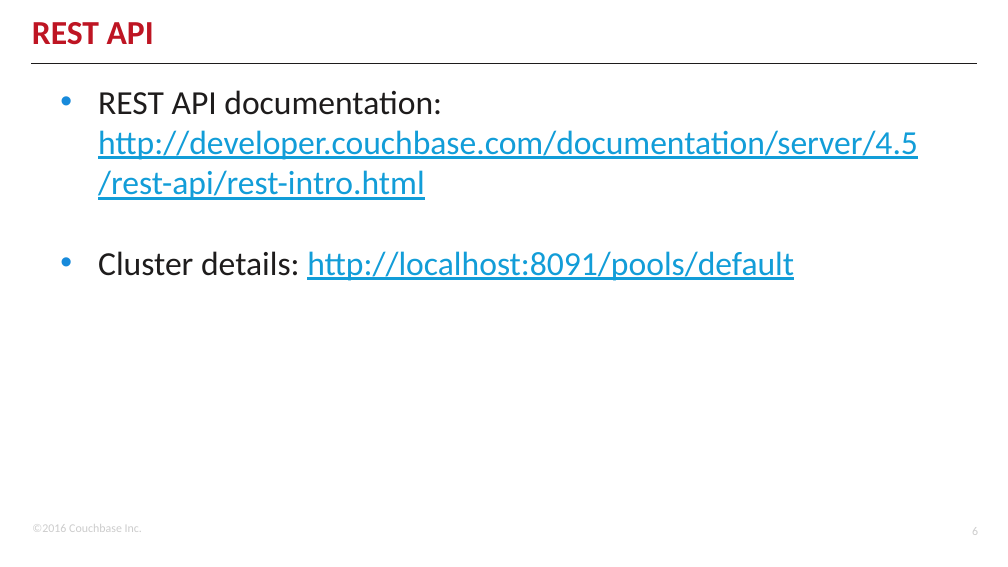
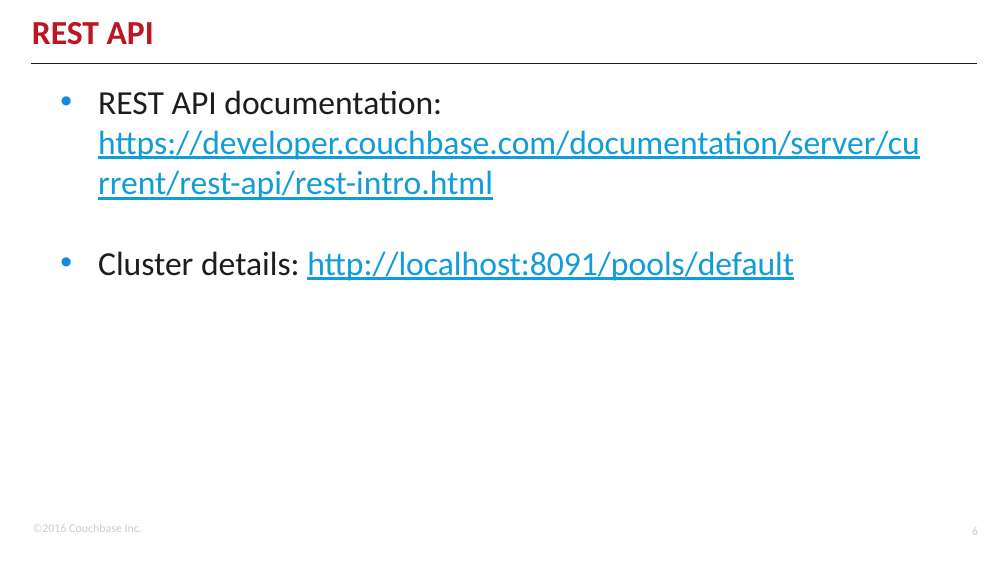
Before and after one commit to couchbaselabs/aspnet-nosql-workshop, a slide deck: slide 6 of 02/02.pptx. Drawn at 1008x567 pixels with LibreOffice and Linux fonts; fonts in the diff are those of the drawing; background and template pictures are left out. Boxes give left, top, right and bottom in pixels: in the first picture for what was removed or moved away, otherwise in the second. Text is boxed around its words. In the diff, an @@ line names an element or a change of style, - is before the commit and + after.

```diff
--- a/02/02.pptx
+++ b/02/02.pptx
@@ text at [98, 90, 920, 200]: text changed @@
-• REST API documentation: http://developer.couchbase.com/documentation/server/4.5/rest-api/rest-intro.html
+• REST API documentation: https://developer.couchbase.com/documentation/server/current/rest-api/rest-intro.html
```
Also in this commit, not shown: 1 other slide changed, 5 other files.
